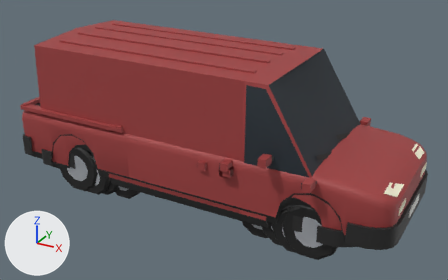
What one commit did to the glTF model public/cars.glb.
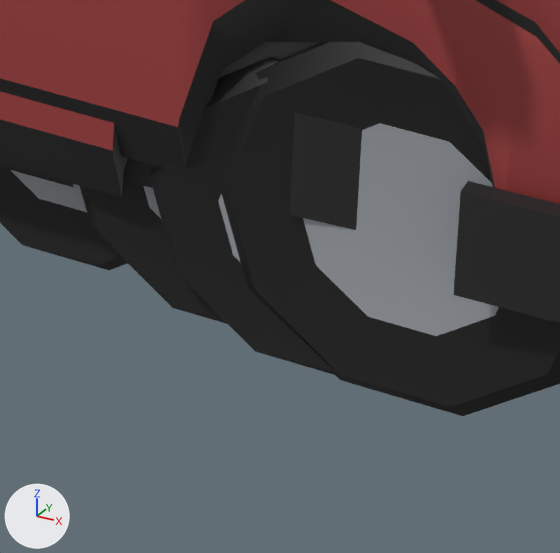
The first picture shows the older version from a camera (50 mm lens) standing at (4.19, -7.36, 4.61) and looking at (0.16, -0.02, 0.95). The close-ups show the older and then the newer version on the part from 56% to 74% of the width and 71% to 100% of the height of that picture. Only the edits that show in the close-ups are written down. Arrows for +X, +Y and +Z are at lower left; the lights stay in place. Where no turn or scale is listed for an object, it has been applied to the vertices. Vertices at exactly the same position are counted once.

Names of what the first close-up shows: 'hatch', 'pickup', 'pickup_door2', 'suv', 'van', 'van_door2' and 1 more.
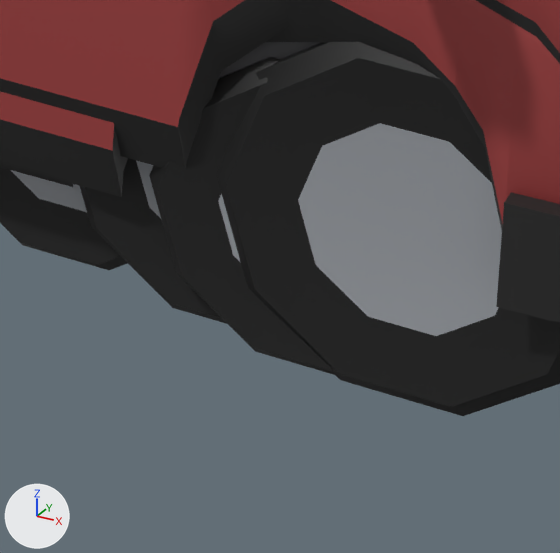
Boxes [x1, y1, x2, y2] around the edits, measured in the close-ups (560 x 553 px; the box of a moved part takes in the faces that stretch with it):
part 1 of me_suv, moved or reshaped (not visible afterwards): before [289, 113, 362, 230]
part 2 of me_van, moved or reshaped: before [453, 181, 560, 320]; after [496, 192, 560, 320]

What changed in the scene script:
```text
Add mat_wheelhub:
    mat_wheelhub = principled_material('WheelHub')
    mat_wheelhub.base_color = (0.35, 0.37, 0.4)  # grey #a0a4aa
    mat_wheelhub.roughness = 0.6
Change me_suv:
    where me_suv.from_pydata(...)  # 974 vertices, 1564 faces; spans x -2.34..2.34, y -1.12..1.12, z 0.02..1.71
    used by ob_suv; location = (0.0, 0.0, 0.0)
    me_suv part 1
    me_suv.vertices[560].co: (1.96, -0.95, 0.37) -> (1.97, -0.94, 0.37)
    me_suv.vertices[561].co: (1.67, -0.97, 0.37) -> (1.94, -0.95, 0.37)  # pixel (289, 214) -> not seen
    me_suv.vertices[574].co: (1.96, -0.95, 0.59) -> (1.97, -0.94, 0.59)
    me_suv.vertices[575].co: (1.67, -0.97, 0.59) -> (1.94, -0.95, 0.59)  # pixel (294, 113) -> not seen
    me_suv.vertices[589].co: (1.66, -0.93, 0.59) -> (1.93, -0.91, 0.59)
    remove me_suv.materials.append(mat_metal)  # grey #a0a4aa
    add me_suv.materials.append(mat_wheelhub)  # grey #a0a4aa
Change me_van:
    where me_van.from_pydata(...)  # 831 vertices, 1330 faces; spans x -2.61..2.61, y -1.21..1.21, z 0.02..2.31
    used by ob_van; location = (0.0, 0.0, 0.0)
    before: 476 (2.02, -1.03, 0.34) at pixel (453, 294), 490 (2.02, -1.03, 0.56) at pixel (460, 191), 504 (2.02, -0.99, 0.56) at pixel (468, 180)
    me_van part 2
    add for i in [476, 490, 504]: me_van.vertices[i].co += Vector((0.08, 0.0, 0.0))
    remove me_van.materials.append(mat_metal)  # grey #a0a4aa
    add me_van.materials.append(mat_wheelhub)  # grey #a0a4aa
```
